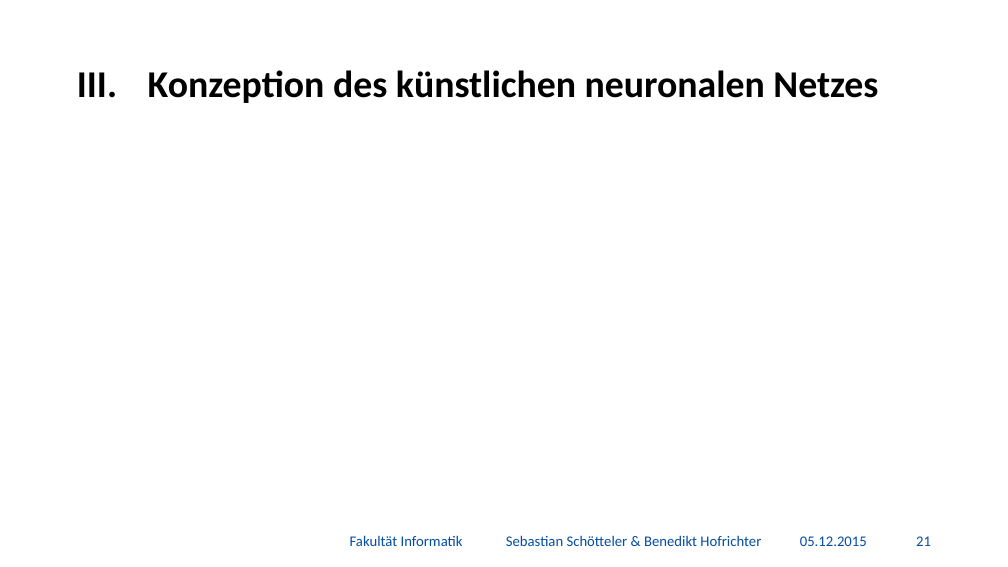
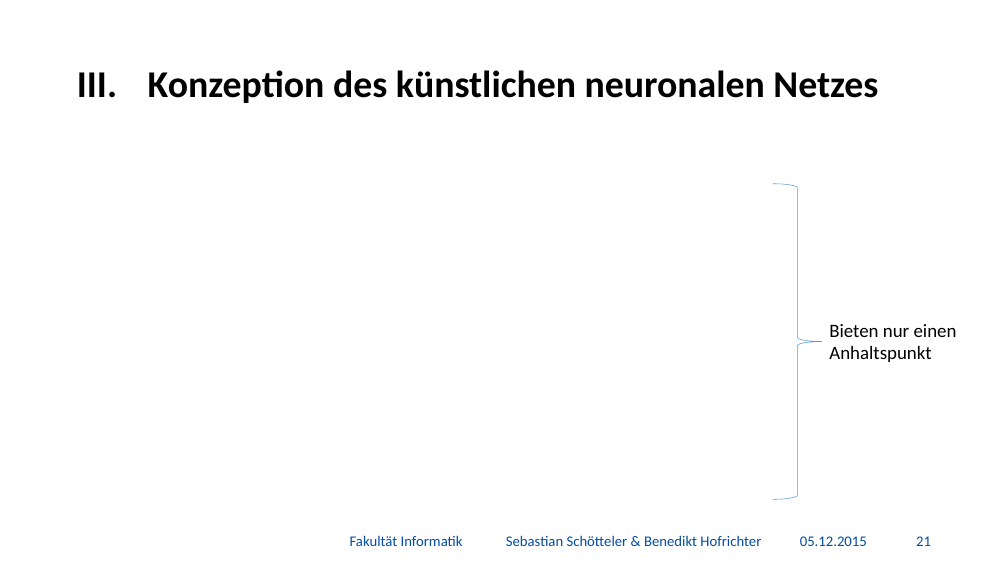
Before and after one commit to BenediktGitGit/soco15, a slide deck: slide 22 of 3b) Vortrag/Präsentation.pptx. Drawn at 1008x567 pixels with LibreOffice and Linux fonts; fonts in the diff are those of the drawing; grey boxes stand for pictures; background and template pictures are left out. Boxes give left, top, right and bottom in pixels: in the first picture for what was removed or moved away, otherwise in the second. Text is boxed around its words. In the diff, an @@ line names an element or a change of style, - is before the commit and + after.

```diff
--- a/3b) Vortrag/Präsentation.pptx
+++ b/3b) Vortrag/Präsentation.pptx
@@ right brace added at (773,184,822,499), outline #5B9BD5 0.5 pt @@
@@ text added at (829,324,957,362), 18 pt, text #000000 @@
+Bieten nur einen Anhaltspunkt
```
Also in this commit, not shown: 9 other slides changed, 2 slides added.
